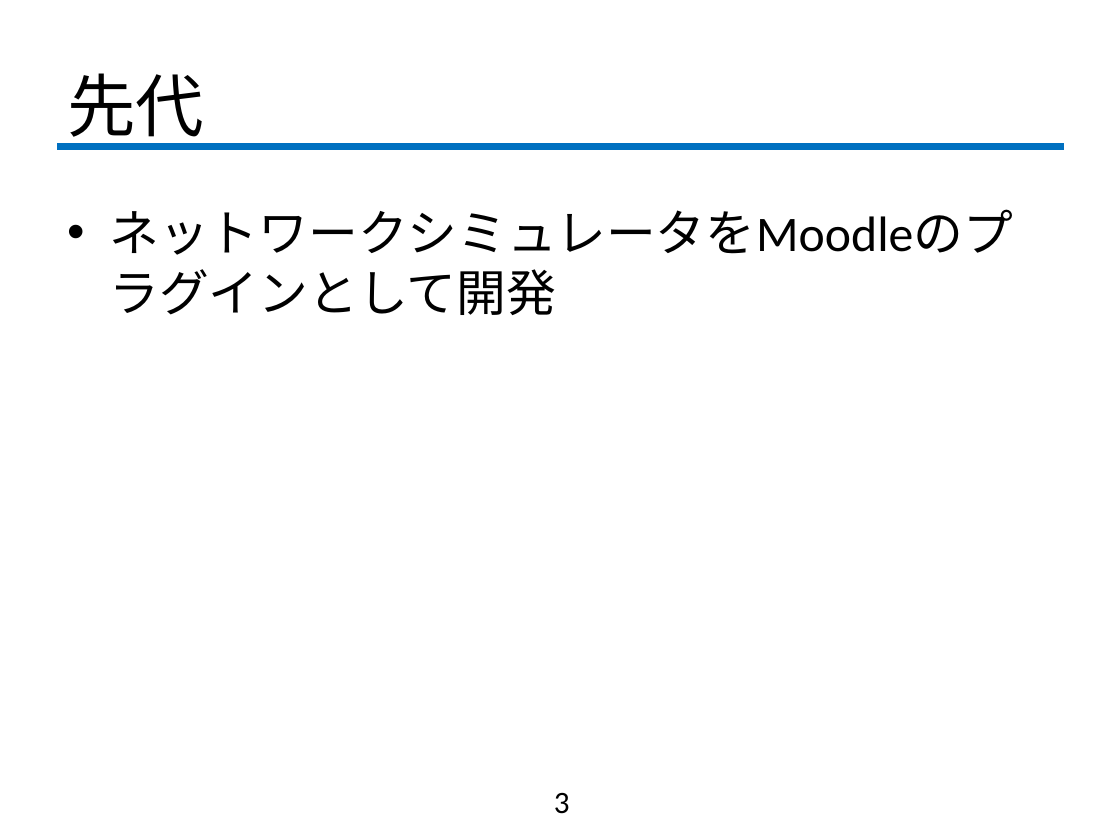
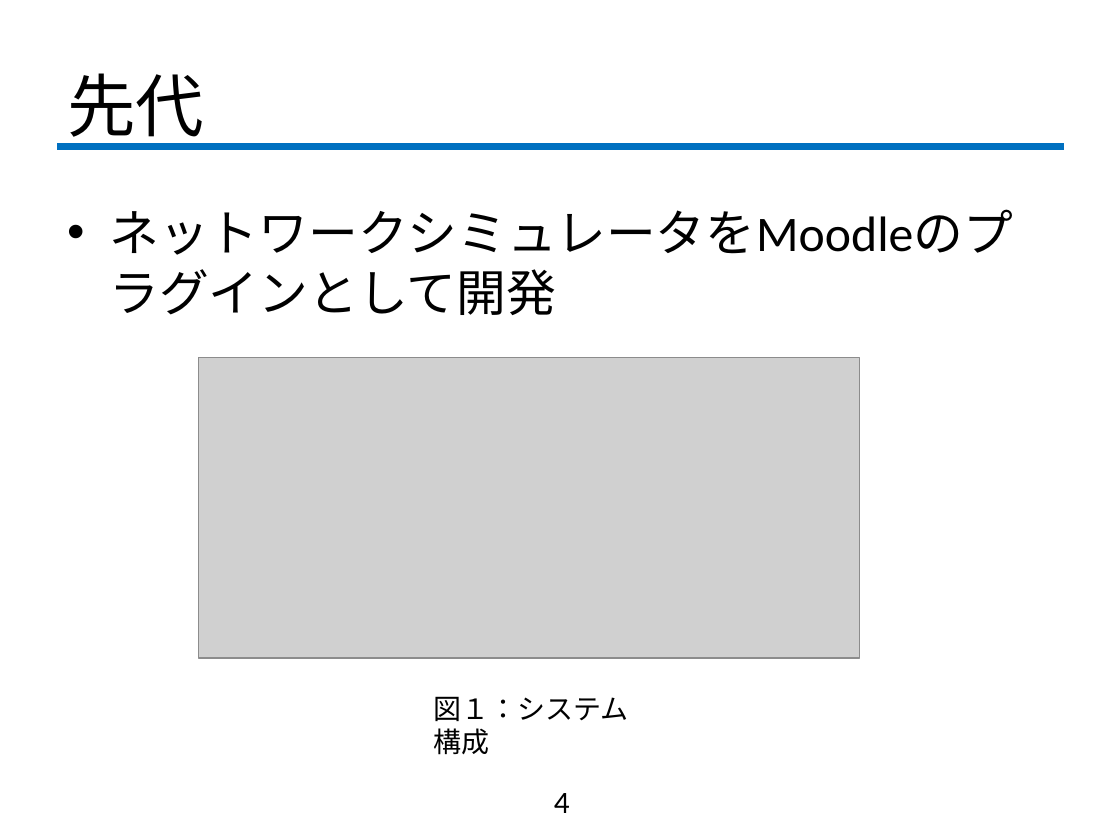
Before and after one commit to fujiLabo/fuji_simu, a slide deck: slide 4 of 中間発表.pptx (slide 3 before the commit). Drawn at 1120x840 pixels with LibreOffice and Linux fonts; fonts in the diff are those of the drawing; grey boxes stand for pictures; background and template pictures are left out. Boxes give left, top, right and bottom in pixels: in the first picture for what was removed or moved away, otherwise in the second. Text is boxed around its words. In the diff, an @@ line names an element or a change of style, - is before the commit and + after.

```diff
--- a/中間発表.pptx
+++ b/中間発表.pptx
@@ picture added at [198, 357, 860, 657] @@
@@ text added at [433, 696, 628, 755], 18 pt, text #000000 @@
+図１：システム構成
@@ page number at [554, 793, 570, 813]: text changed @@
-3
+4
```
Also in this commit, not shown: 5 other slides changed, 9 slides added, 1 slide removed.
